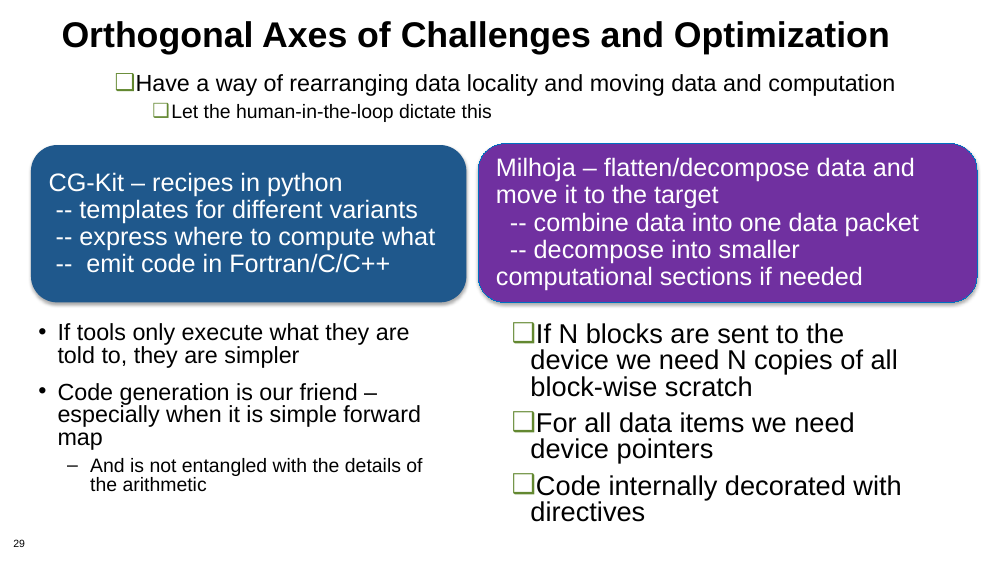
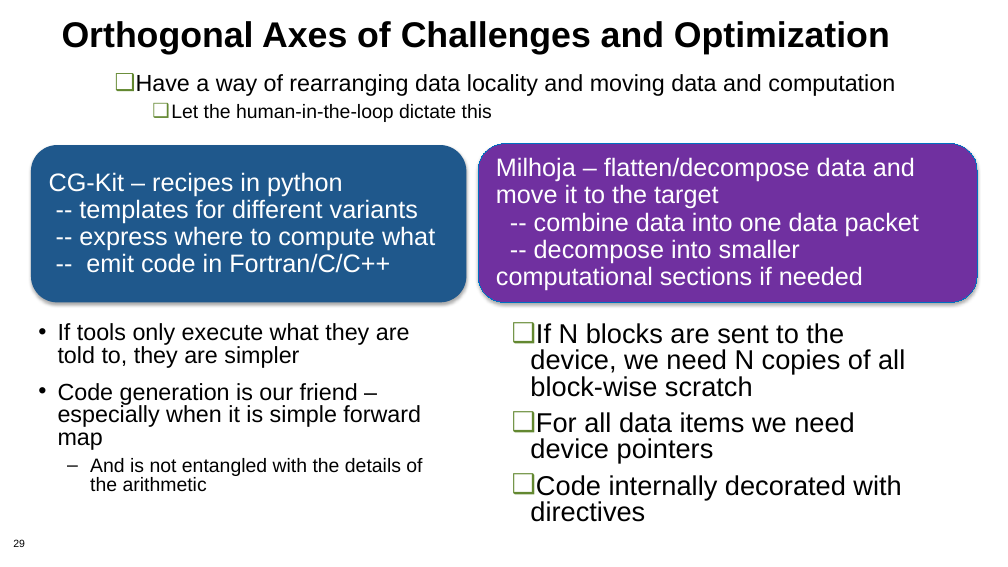
Before and after one commit to bssw-tutorial/presentations, a slide deck: slide 29 of design.pptx. Drawn at 1008x567 pixels with LibreOffice and Linux fonts; fonts in the diff are those of the drawing. Boxes give left, top, right and bottom in pixels: in the first picture for what was removed or moved away, otherwise in the second. Text is boxed around its words. In the diff, an @@ line names an element or a change of style, - is before the commit and + after.

```diff
--- a/design.pptx
+++ b/design.pptx
@@ text at <box>530,323,905,397</box>: text changed @@
-❑ If N blocks are sent to the device we need N copies of all block-wise scratch
+❑ If N blocks are sent to the device, we need N copies of all block-wise scratch
```
Also in this commit, not shown: 3 other slides changed, 2 other files.
